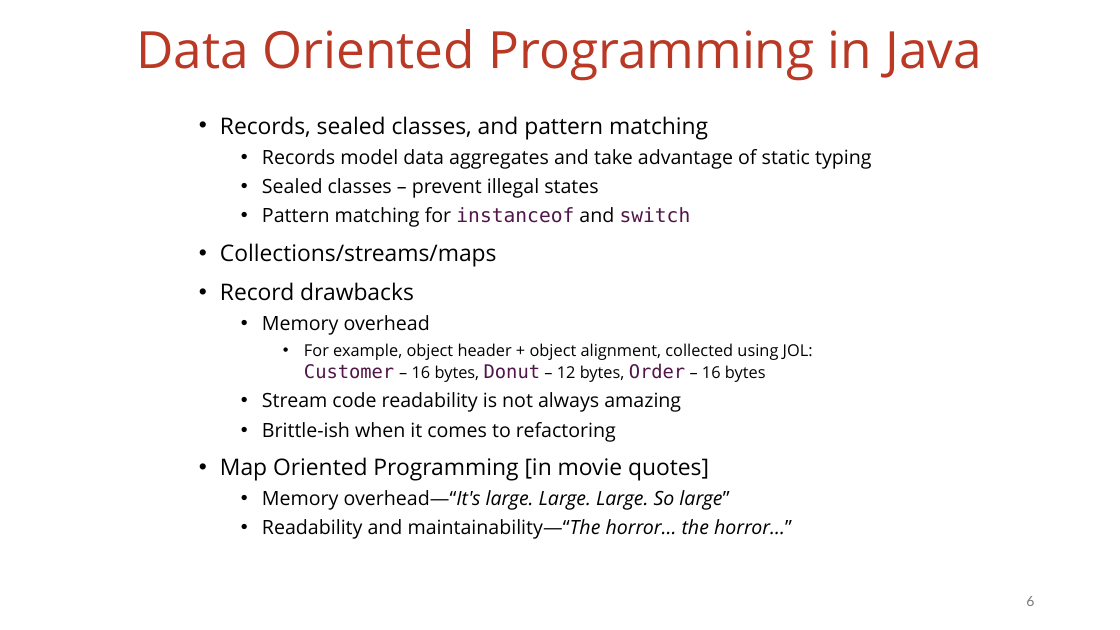
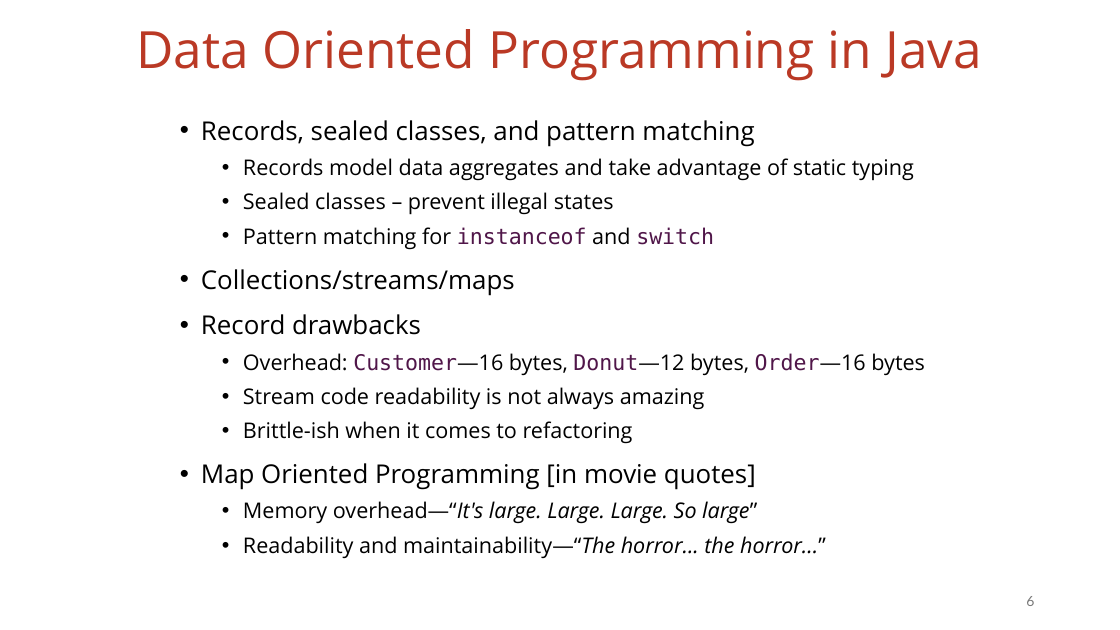
Before and after one commit to vmzakharov/missing-dataframe-talk, a slide deck: slide 6 of presentation/Missing_Dataframe_Long.pptx. Drawn at 1120x630 pixels with LibreOffice and Linux fonts; fonts in the diff are those of the drawing. Boxes give left, top, right and bottom in pixels: in the first picture for what was removed or moved away, otherwise in the second. Text is boxed around its words. In the diff, an @@ line names an element or a change of style, - is before the commit and + after.

Commit message:
slide updates

```diff
--- a/presentation/Missing_Dataframe_Long.pptx
+++ b/presentation/Missing_Dataframe_Long.pptx
@@ text "Records, sealed classes, and pattern ...": place and size @@
-text "Records, sealed classes, and pattern ..." at (220, 116, 871, 539)
+text "Records, sealed classes, and pattern ..." at (201, 120, 925, 558)
@@ text at (201, 120, 914, 558): size 19.6 to 22.2 pt in "Records, sealed classes, and pattern matching", "Collections/streams/maps", "Record drawbacks", "Map Oriented Programming [in movie quotes]"; size 16.8 to 18.5 pt in "Records model data aggregates and take advantage ...", "Sealed classes – prevent illegal states", "Pattern matching for instanceof and switch", "Stream code readability is not always amazing" and 3 more places; line spacing 1 to 1.1 @@
@@ text at (243, 353, 925, 375): text changed; size 14 to 18.5 pt @@
-  • Memory overhead
-    • For example, object header + object alignment, collected using JOL:
-      Customer – 16 bytes, Donut – 12 bytes, Order – 16 bytes
+  • Overhead: Customer—16 bytes, Donut—12 bytes, Order—16 bytes
```
Also in this commit, not shown: 2 other slides changed, 1 other file.
